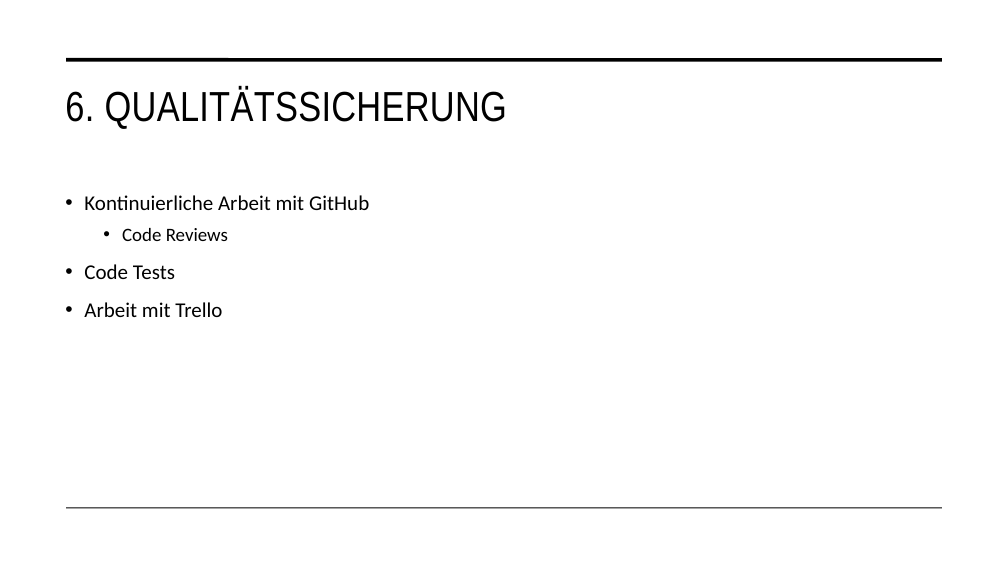
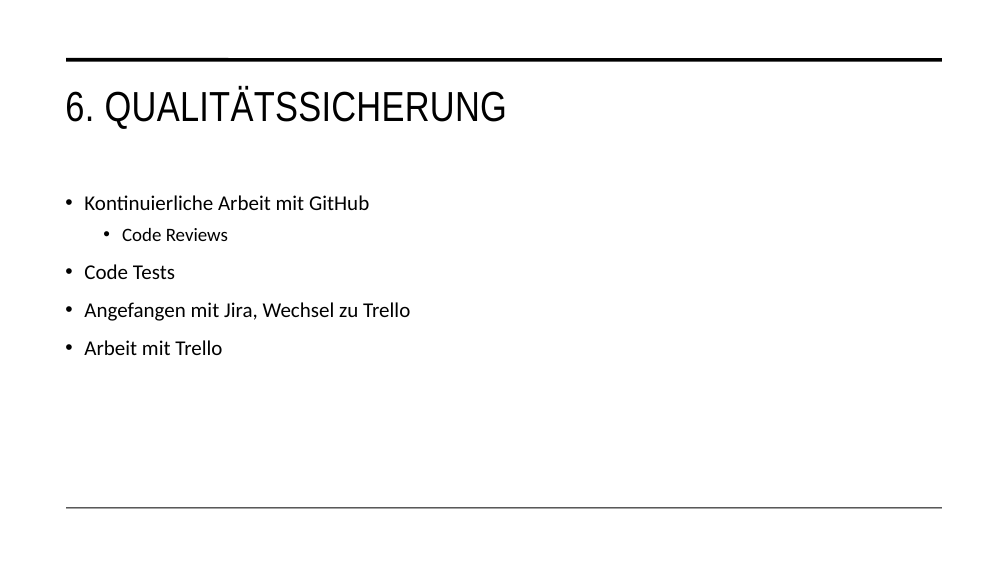
Before and after one commit to malu254/Eifrige-Otter-PM, a slide deck: slide 21 of Abgabe/Dokumentation/Präsentation.pptx (slide 15 before the commit). Drawn at 1008x567 pixels with LibreOffice and Linux fonts; fonts in the diff are those of the drawing. Boxes give left, top, right and bottom in pixels: in the first picture for what was removed or moved away, otherwise in the second. Text is boxed around its words. In the diff, an @@ line names an element or a change of style, - is before the commit and + after.

```diff
--- a/Abgabe/Dokumentation/Präsentation.pptx
+++ b/Abgabe/Dokumentation/Präsentation.pptx
@@ text at <box>84,302,410,321</box>: paragraph added @@
+• Angefangen mit Jira, Wechsel zu Trello
```
Also in this commit, not shown: 5 other slides changed, 6 slides added.
